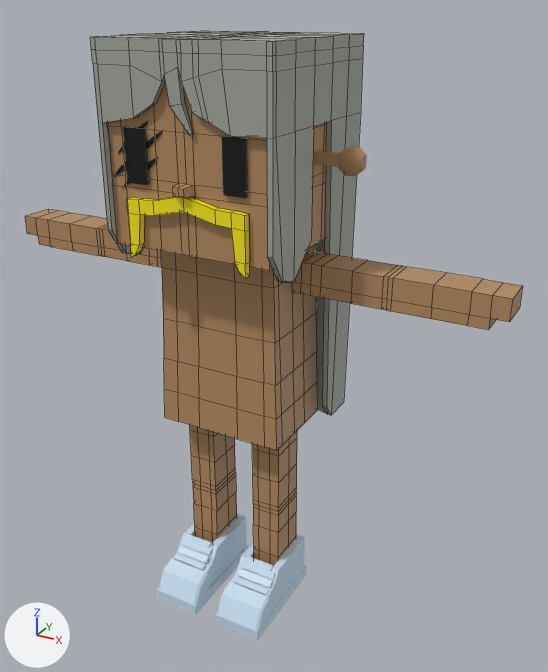
Before and after pictures for a commit that changed the FBX model mustachiorascals/fbx/848b55ea-1c37-47de-88d4-60c08b3df7e5.fbx.
Rendered twice from a 50 mm camera at (0.0177, -0.0277, 0.0291) aimed at (0.0014, 0.0019, 0.0144). Every picture has the same lights, and +X, +Y and +Z are marked at lower left. Mesh edges are drawn as thin lines on the coarser meshes. Where no turn or scale is listed for an object, it has been applied to the vertices.

Objects in the first picture: 'e_7', 'eye_3', 'f_canvas', 'h_long_straight1', 'm_sanchez', 'mustachio_arms', 'mustachio_body', 'mustachio_head', 'mustachio_legs'.
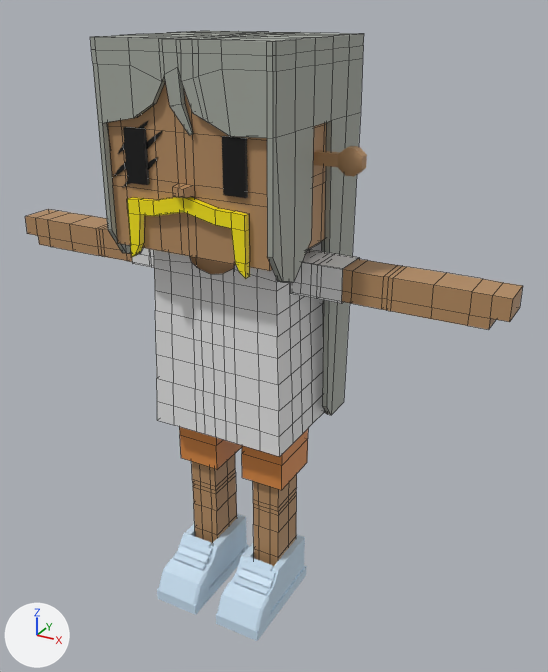
Where the change shows, as pixel boxes [x1, y1, x2, y2] in the pictures (548 x 672 px):
'c_shirt_1', added: after [154, 242, 325, 457]
'c_shorts', added: after [179, 427, 308, 490]
'c_shirt_2', added: after [132, 248, 360, 304]
'mustachio_body', unchanged, covered by the edit: before [161, 244, 318, 450]; after [190, 256, 235, 274]

Patch to the scene script:
```diff
--- a/mustachiorascals/fbx/848b55ea-1c37-47de-88d4-60c08b3df7e5.fbx.py
+++ b/mustachiorascals/fbx/848b55ea-1c37-47de-88d4-60c08b3df7e5.fbx.py
@@ mat_upper_garment_1 @@
+mat_upper_garment_1 = principled_material('upper_garment_1')
+mat_upper_garment_1.base_color = (0.8, 0.8, 0.8)  # white #e7e7e7
@@ mat_lower_garment @@
+mat_lower_garment = principled_material('lower_garment')
+mat_lower_garment.base_color = (0.718, 0.255, 0.0549)  # orange #dc8a42
@@ me_mesh_011 @@
+me_mesh_011.from_pydata(...)  # 24 vertices, 18 faces; spans x -0.00561..0.00561, y 0.00027..0.00209, z 0.01737..0.01893
+me_mesh_011.materials.append(mat_upper_garment_1)  # white #e7e7e7
@@ me_mesh_003_1 @@
+me_mesh_003_1.from_pydata(...)  # 32 vertices, 24 faces; spans x -0.003..0.003, y -0.00018..0.00265, z 0.00723..0.01232
+me_mesh_003_1.materials.append(mat_lower_garment)  # orange #dc8a42
@@ me_mesh_010 @@
+me_mesh_010.from_pydata(...)  # 230 vertices, 212 faces; spans x -0.00349..0.00349, y -0.0013..0.00353, z 0.00994..0.01894
+me_mesh_010.materials.append(mat_upper_garment_1)  # white #e7e7e7
@@ ob_c_shirt_2 @@
+ob_c_shirt_2 = bpy.data.objects.new('c_shirt_2', me_mesh_011)
+ob_c_shirt_2.location = (0.0, 0.0, 0.0)
@@ ob_c_shorts @@
+ob_c_shorts = bpy.data.objects.new('c_shorts', me_mesh_003_1)
+ob_c_shorts.location = (0.0, 0.0, 0.0)
@@ ob_c_shirt_1 @@
+ob_c_shirt_1 = bpy.data.objects.new('c_shirt_1', me_mesh_010)
+ob_c_shirt_1.location = (0.0, 0.0, 0.0)
```
